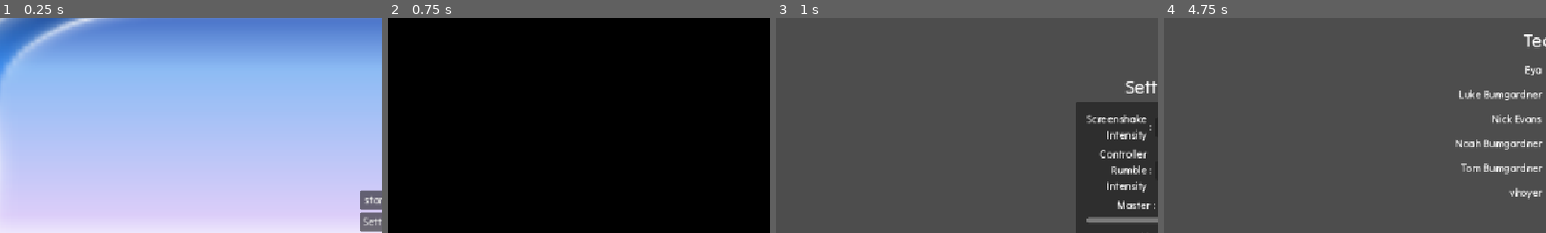
Above: before the commit, frames 1-4 (left to right).
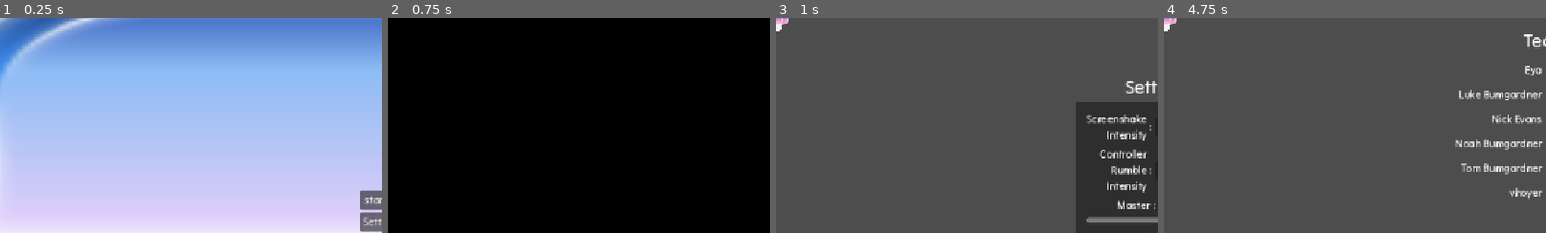
Above: after the commit, the same moments.

Repository: vhoyer/ludum_dare_60
Game: Godot game, scene res://stages/main_menu/main_menu.tscn
Two runs of this game, one before a commit and one after it. Both use one fixed random seed, a clock stepped at 60 frames per second and the inputs below.
Inputs:
- Up to frame 1 (0.25 s): no input
- Up to frame 2 (0.75 s): click "Settings" at 0.5 s
- Up to frame 3 (1 s): no input
- Up to frame 4 (4.75 s): click "1 - Normal" at 1.25 s; click "1 - Normal" at 2 s; click "0 - None" at 2.75 s; click "Back" at 3.5 s; click "Credits" at 4.25 s
The pictures show only the part of the screen within x 0-50%, y 0-50%; the shares and areas given below are measured in that part.

Frames 1-2 are identical in both runs. In frame 3, 0.1% of the frame differs, in the area x 0-4%, y 0-7%; in frame 4, 0.1%.

Commit message:
Encapsulate and Reuse Background for Non-Gameplay

Diff:
--- /dev/null
+++ b/components/background_default/background_default.tscn
@@ -0,0 +1,23 @@
+[gd_scene format=3 uid="uid://bqnj75ank41t6"]
+
+[ext_resource type="Texture2D" uid="uid://cxyp8fc1co4sa" path="res://assets/dice/blank.png" id="1_bxnyb"]
+
+[node name="BackgroundDefault" type="MarginContainer" unique_id=1785069674]
+anchors_preset = 15
+anchor_right = 1.0
+anchor_bottom = 1.0
+grow_horizontal = 2
+grow_vertical = 2
+theme_override_constants/margin_left = -20
+theme_override_constants/margin_top = -20
+theme_override_constants/margin_right = -20
+theme_override_constants/margin_bottom = -20
+
+[node name="NinePatchRect" type="NinePatchRect" parent="." unique_id=890050172]
+layout_mode = 2
+texture = ExtResource("1_bxnyb")
+region_rect = Rect2(9.831711, 10.729669, 151.40282, 149.28233)
+patch_margin_left = 9
+patch_margin_top = 9
+patch_margin_right = 11
+patch_margin_bottom = 10
--- a/stages/credits/credits.tscn
+++ b/stages/credits/credits.tscn
@@ -1,6 +1,7 @@
 [gd_scene format=3 uid="uid://ldnl1vo4236d"]
 
 [ext_resource type="Script" uid="uid://dpcogepx22kr8" path="res://stages/credits/back_button.gd" id="1_erhdw"]
+[ext_resource type="PackedScene" uid="uid://bqnj75ank41t6" path="res://components/background_default/background_default.tscn" id="1_ufutd"]
 
 [sub_resource type="StyleBoxLine" id="StyleBoxLine_erhdw"]
 content_margin_left = 0.0
@@ -19,6 +20,10 @@
 grow_horizontal = 2
 grow_vertical = 2
 
+[node name="BackgroundDefault" parent="." unique_id=1785069674 instance=ExtResource("1_ufutd")]
+layout_mode = 0
+anchors_preset = 0
+
 [node name="VBoxContainer" type="VBoxContainer" parent="." unique_id=1866837023]
 layout_mode = 1
 anchors_preset = 15
--- a/stages/lose/lose.tscn
+++ b/stages/lose/lose.tscn
@@ -1,5 +1,6 @@
 [gd_scene format=3 uid="uid://cah01bitodg5j"]
 
+[ext_resource type="PackedScene" uid="uid://bqnj75ank41t6" path="res://components/background_default/background_default.tscn" id="1_04vlq"]
 [ext_resource type="Script" uid="uid://dpcogepx22kr8" path="res://stages/credits/back_button.gd" id="1_w38ji"]
 
 [node name="Lose" type="Control" unique_id=1199745896]
@@ -9,6 +10,10 @@
 anchor_bottom = 1.0
 grow_horizontal = 2
 grow_vertical = 2
+
+[node name="BackgroundDefault" parent="." unique_id=1785069674 instance=ExtResource("1_04vlq")]
+layout_mode = 0
+anchors_preset = 0
 
 [node name="MarginContainer" type="MarginContainer" parent="." unique_id=201865142]
 layout_mode = 1
--- a/stages/settings_menu/settings_menu.tscn
+++ b/stages/settings_menu/settings_menu.tscn
@@ -2,6 +2,7 @@
 
 [ext_resource type="PackedScene" uid="uid://bmh68yefaofg8" path="res://components/settings/settings_menu_content.tscn" id="1_orxww"]
 [ext_resource type="Script" uid="uid://bu4cyxumobyrd" path="res://stages/settings_menu/settings_menu.gd" id="1_ttqbk"]
+[ext_resource type="PackedScene" uid="uid://bqnj75ank41t6" path="res://components/background_default/background_default.tscn" id="2_xfgow"]
 
 [node name="SettingsMenu" type="Control" unique_id=1569673479]
 layout_mode = 3
@@ -11,6 +12,10 @@
 grow_horizontal = 2
 grow_vertical = 2
 script = ExtResource("1_ttqbk")
+
+[node name="BackgroundDefault" parent="." unique_id=1785069674 instance=ExtResource("2_xfgow")]
+layout_mode = 0
+anchors_preset = 0
 
 [node name="TextureRect" type="TextureRect" parent="." unique_id=2023396947]
 self_modulate = Color(1, 1, 1, 0.4)
--- a/stages/win/win.tscn
+++ b/stages/win/win.tscn
@@ -1,5 +1,6 @@
 [gd_scene format=3 uid="uid://dfeemruwqkcvk"]
 
+[ext_resource type="PackedScene" uid="uid://bqnj75ank41t6" path="res://components/background_default/background_default.tscn" id="1_gnyxa"]
 [ext_resource type="Script" uid="uid://dpcogepx22kr8" path="res://stages/credits/back_button.gd" id="1_jde28"]
 
 [node name="Win" type="Control" unique_id=1199745896]
@@ -9,6 +10,10 @@
 anchor_bottom = 1.0
 grow_horizontal = 2
 grow_vertical = 2
+
+[node name="BackgroundDefault" parent="." unique_id=1785069674 instance=ExtResource("1_gnyxa")]
+layout_mode = 0
+anchors_preset = 0
 
 [node name="MarginContainer" type="MarginContainer" parent="." unique_id=201865142]
 layout_mode = 1
